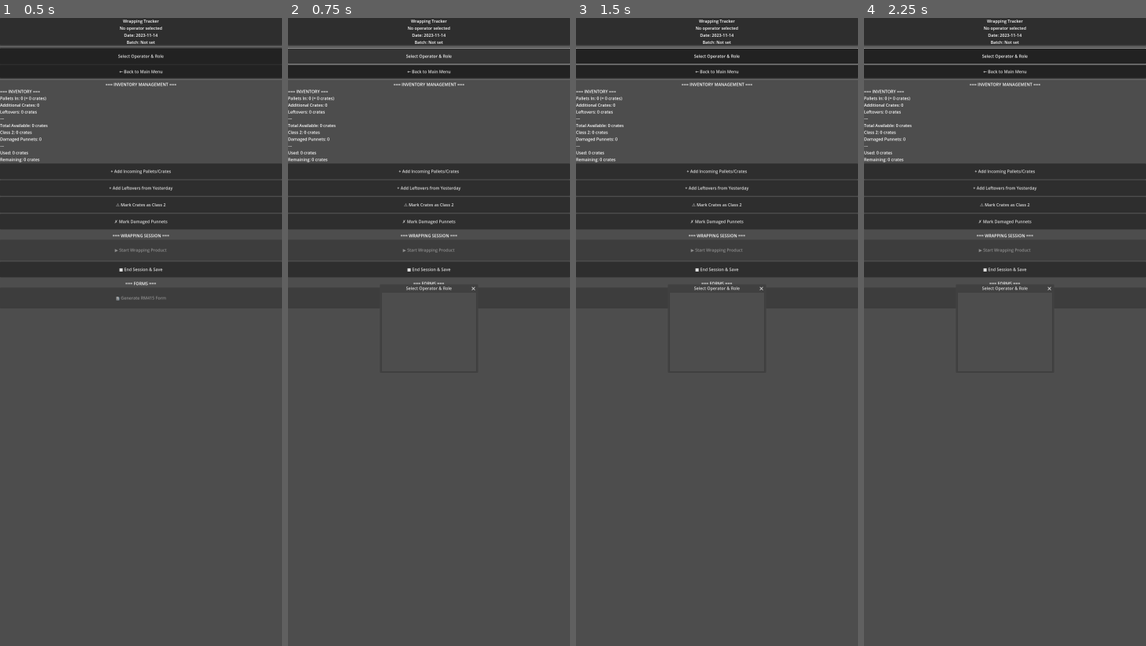
Above: before the commit, frames 1-4 (left to right).
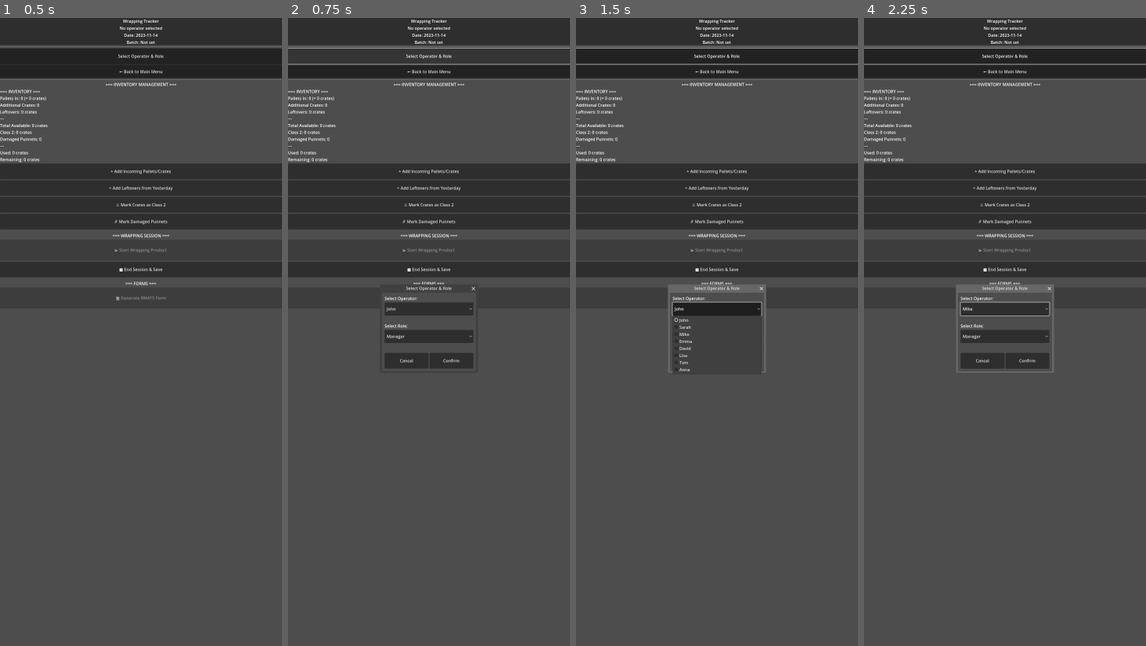
Above: after the commit, the same moments.

Repository: kriS282/production-tracker-godot
Game: Godot game, scene res://WrappingTracker.tscn
The game is run twice, just before and just after one commit, with the same random seed, the same clock (stepped at 60 frames per second) and the same inputs. This scene is started directly instead of the project's main scene.
Inputs (mouse positions are in pixels of both pictures, inside the frame that each line leads up to):
- Up to frame 1 (0.5 s): no input
- Up to frame 2 (0.75 s): click "Select Operator & Role" at 0.5 s
- Up to frame 3 (1.5 s): click (717, 306) at 1.25 s, where only the run after the commit has a clickable "John"
- Up to frame 4 (2.25 s): click (1005, 338) at 2 s, where only the run after the commit has a clickable "Manager"

Frame 1 is identical in both runs. In frame 2, 2.0% of the frame differs, in the area x 34-66%, y 44-56%; in frame 3, 1.4%; in frame 4, 2.8%, in the area x 32-68%, y 42-57%.

Commit message:
Complete all UI scenes for wrapping tracker - Phase 1 fully functional
Added all popup scene files (.tscn):
- OperatorRolePopup.tscn - Operator and role selection with dropdowns
- IncomingInventoryPopup.tscn - Pallets, crates, and harvest date input
- LeftoversPopup.tscn - Leftover crates from previous day
- Class2Popup.tscn - Mark crates as Class 2 quality
- DamagedPopup.tscn - Track damaged punnets
- WrappingSessionPopup.tscn - Start wrapping with product/supplier selection
- SignaturePad.tscn - Digital signature drawing canvas
- RM415Generator.tscn - Complete form with checklists and signature

Updated WrappingTracker.tscn:
- Properly instantiated all popup scenes as PackedScenes
- Connected all UI elements to scripts

Added documentation:
- WRAPPING_TRACKER_STATUS.md - Comprehensive status document
  - Features completed
  - Features pending
  - Usage workflow
  - Next steps

App is now runnable in Godot! Phase 1 complete:
✅ Wrapping tracker main screen
✅ Inventory management (pallets, crates, leftovers, quality control)
✅ Digital signature capture
✅ RM415 form generation with HTML output
✅ All UI popups functional
✅ Multi-product support
✅ Role-based operator system

Ready for testing in Godot 4.3+

Diff:
--- /dev/null
+++ b/Class2Popup.tscn
@@ -0,0 +1,55 @@
+[gd_scene load_steps=2 format=3]
+
+[ext_resource type="Script" path="res://Class2Popup.gd" id="1"]
+
+[node name="Class2Popup" type="Window"]
+title = "Mark Class 2"
+initial_position = 2
+size = Vector2i(350, 200)
+visible = false
+script = ExtResource("1")
+
+[node name="MarginContainer" type="MarginContainer" parent="."]
+anchors_preset = 15
+anchor_right = 1.0
+anchor_bottom = 1.0
+offset_left = 10.0
+offset_top = 10.0
+offset_right = -10.0
+offset_bottom = -10.0
+
+[node name="VBoxContainer" type="VBoxContainer" parent="MarginContainer"]
+layout_mode = 2
+
+[node name="Label" type="Label" parent="MarginContainer/VBoxContainer"]
+layout_mode = 2
+text = "Number of Class 2 Crates:"
+
+[node name="CratesInput" type="LineEdit" parent="MarginContainer/VBoxContainer"]
+unique_name_in_owner = true
+layout_mode = 2
+custom_minimum_size = Vector2(0, 50)
+text = "0"
+placeholder_text = "Enter number of crates"
+
+[node name="Spacer" type="Control" parent="MarginContainer/VBoxContainer"]
+custom_minimum_size = Vector2(0, 20)
+layout_mode = 2
+size_flags_vertical = 3
+
+[node name="HBoxContainer" type="HBoxContainer" parent="MarginContainer/VBoxContainer"]
+layout_mode = 2
+
+[node name="CancelBtn" type="Button" parent="MarginContainer/VBoxContainer/HBoxContainer"]
+unique_name_in_owner = true
+layout_mode = 2
+size_flags_horizontal = 3
+text = "Cancel"
+custom_minimum_size = Vector2(0, 60)
+
+[node name="ConfirmBtn" type="Button" parent="MarginContainer/VBoxContainer/HBoxContainer"]
+unique_name_in_owner = true
+layout_mode = 2
+size_flags_horizontal = 3
+text = "Mark"
+custom_minimum_size = Vector2(0, 60)
--- /dev/null
+++ b/DamagedPopup.tscn
@@ -0,0 +1,55 @@
+[gd_scene load_steps=2 format=3]
+
+[ext_resource type="Script" path="res://DamagedPopup.gd" id="1"]
+
+[node name="DamagedPopup" type="Window"]
+title = "Mark Damaged Punnets"
+initial_position = 2
+size = Vector2i(350, 200)
+visible = false
+script = ExtResource("1")
+
+[node name="MarginContainer" type="MarginContainer" parent="."]
+anchors_preset = 15
+anchor_right = 1.0
+anchor_bottom = 1.0
+offset_left = 10.0
+offset_top = 10.0
+offset_right = -10.0
+offset_bottom = -10.0
+
+[node name="VBoxContainer" type="VBoxContainer" parent="MarginContainer"]
+layout_mode = 2
+
+[node name="Label" type="Label" parent="MarginContainer/VBoxContainer"]
+layout_mode = 2
+text = "Number of Damaged Punnets:"
+
+[node name="PunnetsInput" type="LineEdit" parent="MarginContainer/VBoxContainer"]
+unique_name_in_owner = true
+layout_mode = 2
+custom_minimum_size = Vector2(0, 50)
+text = "0"
+placeholder_text = "Enter number of punnets"
+
+[node name="Spacer" type="Control" parent="MarginContainer/VBoxContainer"]
+custom_minimum_size = Vector2(0, 20)
+layout_mode = 2
+size_flags_vertical = 3
+
+[node name="HBoxContainer" type="HBoxContainer" parent="MarginContainer/VBoxContainer"]
+layout_mode = 2
+
+[node name="CancelBtn" type="Button" parent="MarginContainer/VBoxContainer/HBoxContainer"]
+unique_name_in_owner = true
+layout_mode = 2
+size_flags_horizontal = 3
+text = "Cancel"
+custom_minimum_size = Vector2(0, 60)
+
+[node name="ConfirmBtn" type="Button" parent="MarginContainer/VBoxContainer/HBoxContainer"]
+unique_name_in_owner = true
+layout_mode = 2
+size_flags_horizontal = 3
+text = "Mark"
+custom_minimum_size = Vector2(0, 60)
--- /dev/null
+++ b/IncomingInventoryPopup.tscn
@@ -0,0 +1,93 @@
+[gd_scene load_steps=2 format=3]
+
+[ext_resource type="Script" path="res://IncomingInventoryPopup.gd" id="1"]
+
+[node name="IncomingInventoryPopup" type="Window"]
+title = "Add Incoming Inventory"
+initial_position = 2
+size = Vector2i(450, 400)
+visible = false
+script = ExtResource("1")
+
+[node name="MarginContainer" type="MarginContainer" parent="."]
+anchors_preset = 15
+anchor_right = 1.0
+anchor_bottom = 1.0
+offset_left = 10.0
+offset_top = 10.0
+offset_right = -10.0
+offset_bottom = -10.0
+
+[node name="VBoxContainer" type="VBoxContainer" parent="MarginContainer"]
+layout_mode = 2
+
+[node name="Title" type="Label" parent="MarginContainer/VBoxContainer"]
+layout_mode = 2
+text = "Add Incoming Pallets & Crates"
+horizontal_alignment = 1
+
+[node name="Spacer0" type="Control" parent="MarginContainer/VBoxContainer"]
+custom_minimum_size = Vector2(0, 10)
+layout_mode = 2
+
+[node name="Label1" type="Label" parent="MarginContainer/VBoxContainer"]
+layout_mode = 2
+text = "Number of Pallets (55 crates each):"
+
+[node name="PalletsInput" type="LineEdit" parent="MarginContainer/VBoxContainer"]
+unique_name_in_owner = true
+layout_mode = 2
+custom_minimum_size = Vector2(0, 50)
+text = "0"
+placeholder_text = "e.g., 3"
+
+[node name="Spacer1" type="Control" parent="MarginContainer/VBoxContainer"]
+custom_minimum_size = Vector2(0, 10)
+layout_mode = 2
+
+[node name="Label2" type="Label" parent="MarginContainer/VBoxContainer"]
+layout_mode = 2
+text = "Additional Crates:"
+
+[node name="CratesInput" type="LineEdit" parent="MarginContainer/VBoxContainer"]
+unique_name_in_owner = true
+layout_mode = 2
+custom_minimum_size = Vector2(0, 50)
+text = "0"
+placeholder_text = "e.g., 6"
+
+[node name="Spacer2" type="Control" parent="MarginContainer/VBoxContainer"]
+custom_minimum_size = Vector2(0, 10)
+layout_mode = 2
+
+[node name="Label3" type="Label" parent="MarginContainer/VBoxContainer"]
+layout_mode = 2
+text = "Harvest Date:"
+
+[node name="HarvestDateInput" type="LineEdit" parent="MarginContainer/VBoxContainer"]
+unique_name_in_owner = true
+layout_mode = 2
+custom_minimum_size = Vector2(0, 50)
+placeholder_text = "YYYY-MM-DD"
+
+[node name="Spacer3" type="Control" parent="MarginContainer/VBoxContainer"]
+custom_minimum_size = Vector2(0, 20)
+layout_mode = 2
+size_flags_vertical = 3
+
+[node name="HBoxContainer" type="HBoxContainer" parent="MarginContainer/VBoxContainer"]
+layout_mode = 2
+
+[node name="CancelBtn" type="Button" parent="MarginContainer/VBoxContainer/HBoxContainer"]
+unique_name_in_owner = true
+layout_mode = 2
+size_flags_horizontal = 3
+text = "Cancel"
+custom_minimum_size = Vector2(0, 60)
+
+[node name="ConfirmBtn" type="Button" parent="MarginContainer/VBoxContainer/HBoxContainer"]
+unique_name_in_owner = true
+layout_mode = 2
+size_flags_horizontal = 3
+text = "Add Inventory"
+custom_minimum_size = Vector2(0, 60)
--- /dev/null
+++ b/LeftoversPopup.tscn
@@ -0,0 +1,55 @@
+[gd_scene load_steps=2 format=3]
+
+[ext_resource type="Script" path="res://LeftoversPopup.gd" id="1"]
+
+[node name="LeftoversPopup" type="Window"]
+title = "Add Leftovers"
+initial_position = 2
+size = Vector2i(350, 200)
+visible = false
+script = ExtResource("1")
+
+[node name="MarginContainer" type="MarginContainer" parent="."]
+anchors_preset = 15
+anchor_right = 1.0
+anchor_bottom = 1.0
+offset_left = 10.0
+offset_top = 10.0
+offset_right = -10.0
+offset_bottom = -10.0
+
+[node name="VBoxContainer" type="VBoxContainer" parent="MarginContainer"]
+layout_mode = 2
+
+[node name="Label" type="Label" parent="MarginContainer/VBoxContainer"]
+layout_mode = 2
+text = "Leftover Crates from Yesterday:"
+
+[node name="CratesInput" type="LineEdit" parent="MarginContainer/VBoxContainer"]
+unique_name_in_owner = true
+layout_mode = 2
+custom_minimum_size = Vector2(0, 50)
+text = "0"
+placeholder_text = "Enter number of crates"
+
+[node name="Spacer" type="Control" parent="MarginContainer/VBoxContainer"]
+custom_minimum_size = Vector2(0, 20)
+layout_mode = 2
+size_flags_vertical = 3
+
+[node name="HBoxContainer" type="HBoxContainer" parent="MarginContainer/VBoxContainer"]
+layout_mode = 2
+
+[node name="CancelBtn" type="Button" parent="MarginContainer/VBoxContainer/HBoxContainer"]
+unique_name_in_owner = true
+layout_mode = 2
+size_flags_horizontal = 3
+text = "Cancel"
+custom_minimum_size = Vector2(0, 60)
+
+[node name="ConfirmBtn" type="Button" parent="MarginContainer/VBoxContainer/HBoxContainer"]
+unique_name_in_owner = true
+layout_mode = 2
+size_flags_horizontal = 3
+text = "Add"
+custom_minimum_size = Vector2(0, 60)
--- /dev/null
+++ b/OperatorRolePopup.tscn
@@ -0,0 +1,66 @@
+[gd_scene load_steps=2 format=3]
+
+[ext_resource type="Script" path="res://OperatorRolePopup.gd" id="1"]
+
+[node name="OperatorRolePopup" type="Window"]
+title = "Select Operator & Role"
+initial_position = 2
+size = Vector2i(400, 300)
+visible = false
+script = ExtResource("1")
+
+[node name="MarginContainer" type="MarginContainer" parent="."]
+anchors_preset = 15
+anchor_right = 1.0
+anchor_bottom = 1.0
+offset_left = 10.0
+offset_top = 10.0
+offset_right = -10.0
+offset_bottom = -10.0
+
+[node name="VBoxContainer" type="VBoxContainer" parent="MarginContainer"]
+layout_mode = 2
+
+[node name="Label" type="Label" parent="MarginContainer/VBoxContainer"]
+layout_mode = 2
+text = "Select Operator:"
+
+[node name="OperatorDropdown" type="OptionButton" parent="MarginContainer/VBoxContainer"]
+unique_name_in_owner = true
+layout_mode = 2
+custom_minimum_size = Vector2(0, 50)
+
+[node name="Spacer1" type="Control" parent="MarginContainer/VBoxContainer"]
+custom_minimum_size = Vector2(0, 20)
+layout_mode = 2
+
+[node name="Label2" type="Label" parent="MarginContainer/VBoxContainer"]
+layout_mode = 2
+text = "Select Role:"
+
+[node name="RoleDropdown" type="OptionButton" parent="MarginContainer/VBoxContainer"]
+unique_name_in_owner = true
+layout_mode = 2
+custom_minimum_size = Vector2(0, 50)
+
+[node name="Spacer2" type="Control" parent="MarginContainer/VBoxContainer"]
+custom_minimum_size = Vector2(0, 30)
+layout_mode = 2
+size_flags_vertical = 3
+
+[node name="HBoxContainer" type="HBoxContainer" parent="MarginContainer/VBoxContainer"]
+layout_mode = 2
+
+[node name="CancelBtn" type="Button" parent="MarginContainer/VBoxContainer/HBoxContainer"]
+unique_name_in_owner = true
+layout_mode = 2
+size_flags_horizontal = 3
+text = "Cancel"
+custom_minimum_size = Vector2(0, 60)
+
+[node name="ConfirmBtn" type="Button" parent="MarginContainer/VBoxContainer/HBoxContainer"]
+unique_name_in_owner = true
+layout_mode = 2
+size_flags_horizontal = 3
+text = "Confirm"
+custom_minimum_size = Vector2(0, 60)
--- /dev/null
+++ b/RM415Generator.tscn
@@ -0,0 +1,188 @@
+[gd_scene load_steps=3 format=3]
+
+[ext_resource type="Script" path="res://RM415Generator.gd" id="1"]
+[ext_resource type="PackedScene" path="res://SignaturePad.tscn" id="2"]
+
+[node name="RM415GeneratorPopup" type="Window"]
+title = "Generate RM415 Form"
+initial_position = 2
+size = Vector2i(700, 800)
+visible = false
+script = ExtResource("1")
+
+[node name="MarginContainer" type="MarginContainer" parent="."]
+anchors_preset = 15
+anchor_right = 1.0
+anchor_bottom = 1.0
+offset_left = 10.0
+offset_top = 10.0
+offset_right = -10.0
+offset_bottom = -10.0
+
+[node name="VBoxContainer" type="VBoxContainer" parent="MarginContainer"]
+layout_mode = 2
+
+[node name="Title" type="Label" parent="MarginContainer/VBoxContainer"]
+layout_mode = 2
+text = "RM415 - Label Retention and Check Sheet"
+horizontal_alignment = 1
+
+[node name="ScrollContainer" type="ScrollContainer" parent="MarginContainer/VBoxContainer"]
+layout_mode = 2
+size_flags_vertical = 3
+
+[node name="FormVBox" type="VBoxContainer" parent="MarginContainer/VBoxContainer/ScrollContainer"]
+layout_mode = 2
+size_flags_horizontal = 3
+
+[node name="ProductSection" type="PanelContainer" parent="MarginContainer/VBoxContainer/ScrollContainer/FormVBox"]
+layout_mode = 2
+
+[node name="VBox" type="VBoxContainer" parent="MarginContainer/VBoxContainer/ScrollContainer/FormVBox/ProductSection"]
+layout_mode = 2
+
+[node name="Label1" type="Label" parent="MarginContainer/VBoxContainer/ScrollContainer/FormVBox/ProductSection/VBox"]
+layout_mode = 2
+text = "Product:"
+
+[node name="ProductInput" type="LineEdit" parent="MarginContainer/VBoxContainer/ScrollContainer/FormVBox/ProductSection/VBox"]
+unique_name_in_owner = true
+layout_mode = 2
+placeholder_text = "e.g., 300g Cups"
+
+[node name="Label2" type="Label" parent="MarginContainer/VBoxContainer/ScrollContainer/FormVBox/ProductSection/VBox"]
+layout_mode = 2
+text = "Supplier:"
+
+[node name="SupplierInput" type="LineEdit" parent="MarginContainer/VBoxContainer/ScrollContainer/FormVBox/ProductSection/VBox"]
+unique_name_in_owner = true
+layout_mode = 2
+placeholder_text = "e.g., RM, McKenna"
+
+[node name="Label3" type="Label" parent="MarginContainer/VBoxContainer/ScrollContainer/FormVBox/ProductSection/VBox"]
+layout_mode = 2
+text = "Batch Code:"
+
+[node name="BatchInput" type="LineEdit" parent="MarginContainer/VBoxContainer/ScrollContainer/FormVBox/ProductSection/VBox"]
+unique_name_in_owner = true
+layout_mode = 2
+placeholder_text = "e.g., L4405"
+
+[node name="Spacer1" type="Control" parent="MarginContainer/VBoxContainer/ScrollContainer/FormVBox"]
+custom_minimum_size = Vector2(0, 15)
+layout_mode = 2
+
+[node name="PunnetSection" type="PanelContainer" parent="MarginContainer/VBoxContainer/ScrollContainer/FormVBox"]
+layout_mode = 2
+
+[node name="VBox" type="VBoxContainer" parent="MarginContainer/VBoxContainer/ScrollContainer/FormVBox/PunnetSection"]
+layout_mode = 2
+
+[node name="Title" type="Label" parent="MarginContainer/VBoxContainer/ScrollContainer/FormVBox/PunnetSection/VBox"]
+layout_mode = 2
+text = "First Punnet Label Check:"
+
+[node name="PunnetChecklist" type="VBoxContainer" parent="MarginContainer/VBoxContainer/ScrollContainer/FormVBox/PunnetSection/VBox"]
+unique_name_in_owner = true
+layout_mode = 2
+
+[node name="Spacer2" type="Control" parent="MarginContainer/VBoxContainer/ScrollContainer/FormVBox"]
+custom_minimum_size = Vector2(0, 15)
+layout_mode = 2
+
+[node name="BoxSection" type="PanelContainer" parent="MarginContainer/VBoxContainer/ScrollContainer/FormVBox"]
+layout_mode = 2
+
+[node name="VBox" type="VBoxContainer" parent="MarginContainer/VBoxContainer/ScrollContainer/FormVBox/BoxSection"]
+layout_mode = 2
+
+[node name="Title" type="Label" parent="MarginContainer/VBoxContainer/ScrollContainer/FormVBox/BoxSection/VBox"]
+layout_mode = 2
+text = "Box Label Check:"
+
+[node name="BoxChecklist" type="VBoxContainer" parent="MarginContainer/VBoxContainer/ScrollContainer/FormVBox/BoxSection/VBox"]
+unique_name_in_owner = true
+layout_mode = 2
+
+[node name="Spacer3" type="Control" parent="MarginContainer/VBoxContainer/ScrollContainer/FormVBox/BoxSection/VBox"]
+custom_minimum_size = Vector2(0, 10)
+layout_mode = 2
+
+[node name="PrintQualityCheck" type="CheckBox" parent="MarginContainer/VBoxContainer/ScrollContainer/FormVBox/BoxSection/VBox"]
+unique_name_in_owner = true
+layout_mode = 2
+text = "Print Quality Good"
+
+[node name="LabelsMatchCheck" type="CheckBox" parent="MarginContainer/VBoxContainer/ScrollContainer/FormVBox/BoxSection/VBox"]
+unique_name_in_owner = true
+layout_mode = 2
+text = "Product Name & Weight Match Box Details"
+
+[node name="Spacer4" type="Control" parent="MarginContainer/VBoxContainer/ScrollContainer/FormVBox"]
+custom_minimum_size = Vector2(0, 15)
+layout_mode = 2
+
+[node name="SignatureSection" type="PanelContainer" parent="MarginContainer/VBoxContainer/ScrollContainer/FormVBox"]
+layout_mode = 2
+
+[node name="VBox" type="VBoxContainer" parent="MarginContainer/VBoxContainer/ScrollContainer/FormVBox/SignatureSection"]
+layout_mode = 2
+
+[node name="Title" type="Label" parent="MarginContainer/VBoxContainer/ScrollContainer/FormVBox/SignatureSection/VBox"]
+layout_mode = 2
+text = "Signature:"
+
+[node name="SignBtn" type="Button" parent="MarginContainer/VBoxContainer/ScrollContainer/FormVBox/SignatureSection/VBox"]
+unique_name_in_owner = true
+layout_mode = 2
+text = "✍ Sign Document"
+custom_minimum_size = Vector2(0, 50)
+
+[node name="SignatureStatus" type="Label" parent="MarginContainer/VBoxContainer/ScrollContainer/FormVBox/SignatureSection/VBox"]
+unique_name_in_owner = true
+layout_mode = 2
+text = "Not signed"
+horizontal_alignment = 1
+
+[node name="Spacer5" type="Control" parent="MarginContainer/VBoxContainer/ScrollContainer/FormVBox"]
+custom_minimum_size = Vector2(0, 20)
+layout_mode = 2
+
+[node name="ErrorLabel" type="Label" parent="MarginContainer/VBoxContainer"]
+unique_name_in_owner = true
+layout_mode = 2
+text = "Error"
+horizontal_alignment = 1
+visible = false
+
+[node name="NotificationLabel" type="Label" parent="MarginContainer/VBoxContainer"]
+unique_name_in_owner = true
+layout_mode = 2
+text = "Notification"
+horizontal_alignment = 1
+visible = false
+
+[node name="Spacer6" type="Control" parent="MarginContainer/VBoxContainer"]
+custom_minimum_size = Vector2(0, 10)
+layout_mode = 2
+
+[node name="ButtonsContainer" type="HBoxContainer" parent="MarginContainer/VBoxContainer"]
+layout_mode = 2
+
+[node name="CancelBtn" type="Button" parent="MarginContainer/VBoxContainer/ButtonsContainer"]
+unique_name_in_owner = true
+layout_mode = 2
+size_flags_horizontal = 3
+text = "Cancel"
+custom_minimum_size = Vector2(0, 60)
+
+[node name="GenerateBtn" type="Button" parent="MarginContainer/VBoxContainer/ButtonsContainer"]
+unique_name_in_owner = true
+layout_mode = 2
+size_flags_horizontal = 3
+text = "📄 Generate Form"
+custom_minimum_size = Vector2(0, 60)
+
+[node name="SignaturePad" parent="." instance=ExtResource("2")]
+unique_name_in_owner = true
+visible = false
--- /dev/null
+++ b/SignaturePad.tscn
@@ -0,0 +1,78 @@
+[gd_scene load_steps=2 format=3]
+
+[ext_resource type="Script" path="res://SignaturePad.gd" id="1"]
+
+[node name="SignaturePad" type="Window"]
+title = "Sign Document"
+initial_position = 2
+size = Vector2i(850, 500)
+visible = false
+script = ExtResource("1")
+
+[node name="MarginContainer" type="MarginContainer" parent="."]
+anchors_preset = 15
+anchor_right = 1.0
+anchor_bottom = 1.0
+offset_left = 10.0
+offset_top = 10.0
+offset_right = -10.0
+offset_bottom = -10.0
+
+[node name="VBoxContainer" type="VBoxContainer" parent="MarginContainer"]
+layout_mode = 2
+
+[node name="Title" type="Label" parent="MarginContainer/VBoxContainer"]
+layout_mode = 2
+text = "Please sign below:"
+horizontal_alignment = 1
+
+[node name="Spacer1" type="Control" parent="MarginContainer/VBoxContainer"]
+custom_minimum_size = Vector2(0, 10)
+layout_mode = 2
+
+[node name="DrawAreaContainer" type="PanelContainer" parent="MarginContainer/VBoxContainer"]
+layout_mode = 2
+size_flags_vertical = 3
+
+[node name="DrawArea" type="Control" parent="MarginContainer/VBoxContainer/DrawAreaContainer"]
+unique_name_in_owner = true
+layout_mode = 2
+size_flags_horizontal = 3
+size_flags_vertical = 3
+mouse_filter = 0
+
+[node name="Canvas" type="ColorRect" parent="MarginContainer/VBoxContainer/DrawAreaContainer/DrawArea"]
+unique_name_in_owner = true
+layout_mode = 1
+anchors_preset = 15
+anchor_right = 1.0
+anchor_bottom = 1.0
+color = Color(1, 1, 1, 1)
+
+[node name="Spacer2" type="Control" parent="MarginContainer/VBoxContainer"]
+custom_minimum_size = Vector2(0, 20)
+layout_mode = 2
+
+[node name="ButtonsContainer" type="HBoxContainer" parent="MarginContainer/VBoxContainer"]
+layout_mode = 2
+
+[node name="ClearBtn" type="Button" parent="MarginContainer/VBoxContainer/ButtonsContainer"]
+unique_name_in_owner = true
+layout_mode = 2
+size_flags_horizontal = 3
+text = "Clear"
+custom_minimum_size = Vector2(0, 60)
+
+[node name="CancelBtn" type="Button" parent="MarginContainer/VBoxContainer/ButtonsContainer"]
+unique_name_in_owner = true
+layout_mode = 2
+size_flags_horizontal = 3
+text = "Cancel"
+custom_minimum_size = Vector2(0, 60)
+
+[node name="SaveBtn" type="Button" parent="MarginContainer/VBoxContainer/ButtonsContainer"]
+unique_name_in_owner = true
+layout_mode = 2
+size_flags_horizontal = 3
+text = "Save Signature"
+custom_minimum_size = Vector2(0, 60)
--- /dev/null
+++ b/WrappingSessionPopup.tscn
@@ -0,0 +1,104 @@
+[gd_scene load_steps=2 format=3]
+
+[ext_resource type="Script" path="res://WrappingSessionPopup.gd" id="1"]
+
+[node name="WrappingSessionPopup" type="Window"]
+title = "Start Wrapping Session"
+initial_position = 2
+size = Vector2i(500, 450)
+visible = false
+script = ExtResource("1")
+
+[node name="MarginContainer" type="MarginContainer" parent="."]
+anchors_preset = 15
+anchor_right = 1.0
+anchor_bottom = 1.0
+offset_left = 10.0
+offset_top = 10.0
+offset_right = -10.0
+offset_bottom = -10.0
+
+[node name="VBoxContainer" type="VBoxContainer" parent="MarginContainer"]
+layout_mode = 2
+
+[node name="Title" type="Label" parent="MarginContainer/VBoxContainer"]
+layout_mode = 2
+text = "Start Wrapping Product"
+horizontal_alignment = 1
+
+[node name="Spacer0" type="Control" parent="MarginContainer/VBoxContainer"]
+custom_minimum_size = Vector2(0, 15)
+layout_mode = 2
+
+[node name="Label1" type="Label" parent="MarginContainer/VBoxContainer"]
+layout_mode = 2
+text = "Select Product:"
+
+[node name="ProductDropdown" type="OptionButton" parent="MarginContainer/VBoxContainer"]
+unique_name_in_owner = true
+layout_mode = 2
+custom_minimum_size = Vector2(0, 50)
+
+[node name="Spacer1" type="Control" parent="MarginContainer/VBoxContainer"]
+custom_minimum_size = Vector2(0, 10)
+layout_mode = 2
+
+[node name="Label2" type="Label" parent="MarginContainer/VBoxContainer"]
+layout_mode = 2
+text = "Select Supplier:"
+
+[node name="SupplierDropdown" type="OptionButton" parent="MarginContainer/VBoxContainer"]
+unique_name_in_owner = true
+layout_mode = 2
+custom_minimum_size = Vector2(0, 50)
+
+[node name="Spacer2" type="Control" parent="MarginContainer/VBoxContainer"]
+custom_minimum_size = Vector2(0, 10)
+layout_mode = 2
+
+[node name="Label3" type="Label" parent="MarginContainer/VBoxContainer"]
+layout_mode = 2
+text = "Order Quantity (e.g., 160x16):"
+
+[node name="OrderInput" type="LineEdit" parent="MarginContainer/VBoxContainer"]
+unique_name_in_owner = true
+layout_mode = 2
+custom_minimum_size = Vector2(0, 50)
+placeholder_text = "e.g., 160x16"
+
+[node name="Spacer3" type="Control" parent="MarginContainer/VBoxContainer"]
+custom_minimum_size = Vector2(0, 10)
+layout_mode = 2
+
+[node name="Label4" type="Label" parent="MarginContainer/VBoxContainer"]
+layout_mode = 2
+text = "Crates Used:"
+
+[node name="CratesUsedInput" type="LineEdit" parent="MarginContainer/VBoxContainer"]
+unique_name_in_owner = true
+layout_mode = 2
+custom_minimum_size = Vector2(0, 50)
+text = "0"
+placeholder_text = "Number of crates used"
+
+[node name="Spacer4" type="Control" parent="MarginContainer/VBoxContainer"]
+custom_minimum_size = Vector2(0, 20)
+layout_mode = 2
+size_flags_vertical = 3
+
+[node name="HBoxContainer" type="HBoxContainer" parent="MarginContainer/VBoxContainer"]
+layout_mode = 2
+
+[node name="CancelBtn" type="Button" parent="MarginContainer/VBoxContainer/HBoxContainer"]
+unique_name_in_owner = true
+layout_mode = 2
+size_flags_horizontal = 3
+text = "Cancel"
+custom_minimum_size = Vector2(0, 60)
+
+[node name="StartBtn" type="Button" parent="MarginContainer/VBoxContainer/HBoxContainer"]
+unique_name_in_owner = true
+layout_mode = 2
+size_flags_horizontal = 3
+text = "Start Wrapping"
+custom_minimum_size = Vector2(0, 60)
--- a/WrappingTracker.tscn
+++ b/WrappingTracker.tscn
@@ -1,6 +1,13 @@
-[gd_scene load_steps=2 format=3 uid="uid://wrappingtracker001"]
+[gd_scene load_steps=9 format=3 uid="uid://wrappingtracker001"]
 
 [ext_resource type="Script" path="res://WrappingTracker.gd" id="1"]
+[ext_resource type="PackedScene" path="res://OperatorRolePopup.tscn" id="2"]
+[ext_resource type="PackedScene" path="res://IncomingInventoryPopup.tscn" id="3"]
+[ext_resource type="PackedScene" path="res://LeftoversPopup.tscn" id="4"]
+[ext_resource type="PackedScene" path="res://Class2Popup.tscn" id="5"]
+[ext_resource type="PackedScene" path="res://DamagedPopup.tscn" id="6"]
+[ext_resource type="PackedScene" path="res://WrappingSessionPopup.tscn" id="7"]
+[ext_resource type="PackedScene" path="res://RM415Generator.tscn" id="8"]
 
 [node name="WrappingTracker" type="Control"]
 layout_mode = 3
@@ -159,51 +166,30 @@
 horizontal_alignment = 1
 visible = false
 
-[node name="OperatorRolePopup" type="Window" parent="."]
+[node name="OperatorRolePopup" parent="." instance=ExtResource("2")]
 unique_name_in_owner = true
-title = "Select Operator & Role"
-initial_position = 1
-size = Vector2i(400, 300)
 visible = false
 
-[node name="IncomingInventoryPopup" type="Window" parent="."]
+[node name="IncomingInventoryPopup" parent="." instance=ExtResource("3")]
 unique_name_in_owner = true
-title = "Add Incoming Inventory"
-initial_position = 1
-size = Vector2i(400, 350)
 visible = false
 
-[node name="LeftoversPopup" type="Window" parent="."]
+[node name="LeftoversPopup" parent="." instance=ExtResource("4")]
 unique_name_in_owner = true
-title = "Add Leftovers"
-initial_position = 1
-size = Vector2i(300, 200)
 visible = false
 
-[node name="Class2Popup" type="Window" parent="."]
+[node name="Class2Popup" parent="." instance=ExtResource("5")]
 unique_name_in_owner = true
-title = "Mark Class 2"
-initial_position = 1
-size = Vector2i(300, 200)
 visible = false
 
-[node name="DamagedPopup" type="Window" parent="."]
+[node name="DamagedPopup" parent="." instance=ExtResource("6")]
 unique_name_in_owner = true
-title = "Mark Damaged Punnets"
-initial_position = 1
-size = Vector2i(300, 200)
 visible = false
 
-[node name="WrappingSessionPopup" type="Window" parent="."]
+[node name="WrappingSessionPopup" parent="." instance=ExtResource("7")]
 unique_name_in_owner = true
-title = "Start Wrapping Session"
-initial_position = 1
-size = Vector2i(450, 400)
 visible = false
 
-[node name="RM415GeneratorPopup" type="Window" parent="."]
+[node name="RM415GeneratorPopup" parent="." instance=ExtResource("8")]
 unique_name_in_owner = true
-title = "Generate RM415 Form"
-initial_position = 1
-size = Vector2i(600, 700)
 visible = false
Not shown, added: WRAPPING_TRACKER_STATUS.md
